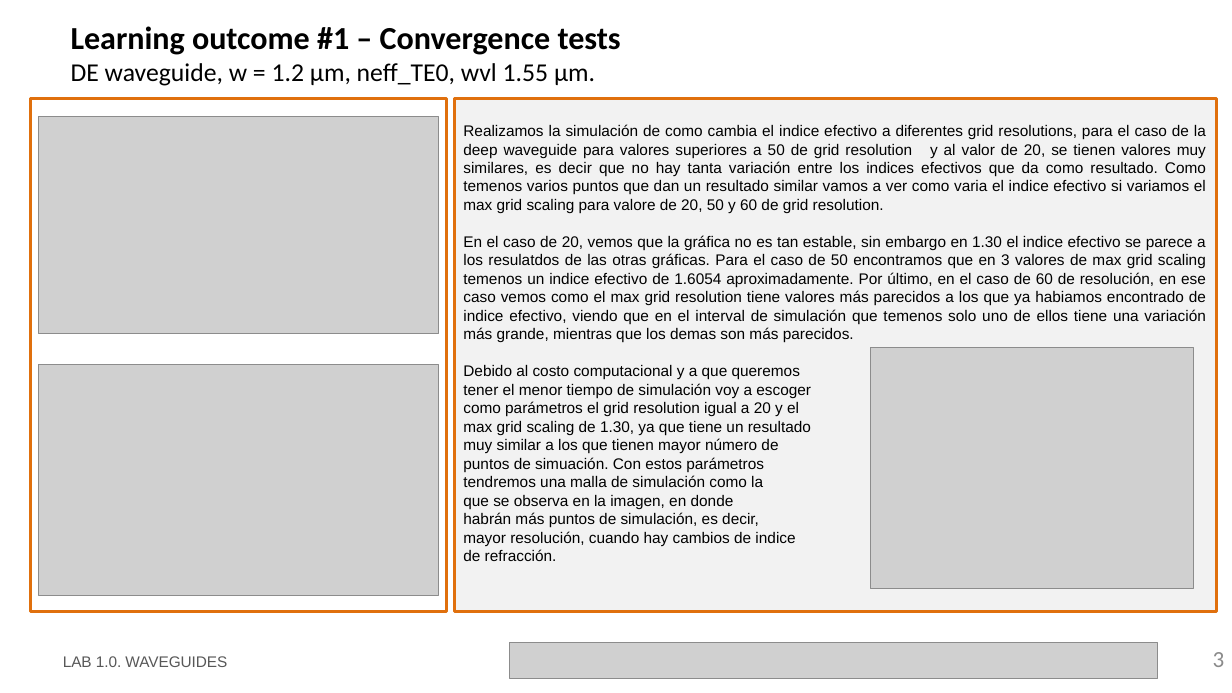
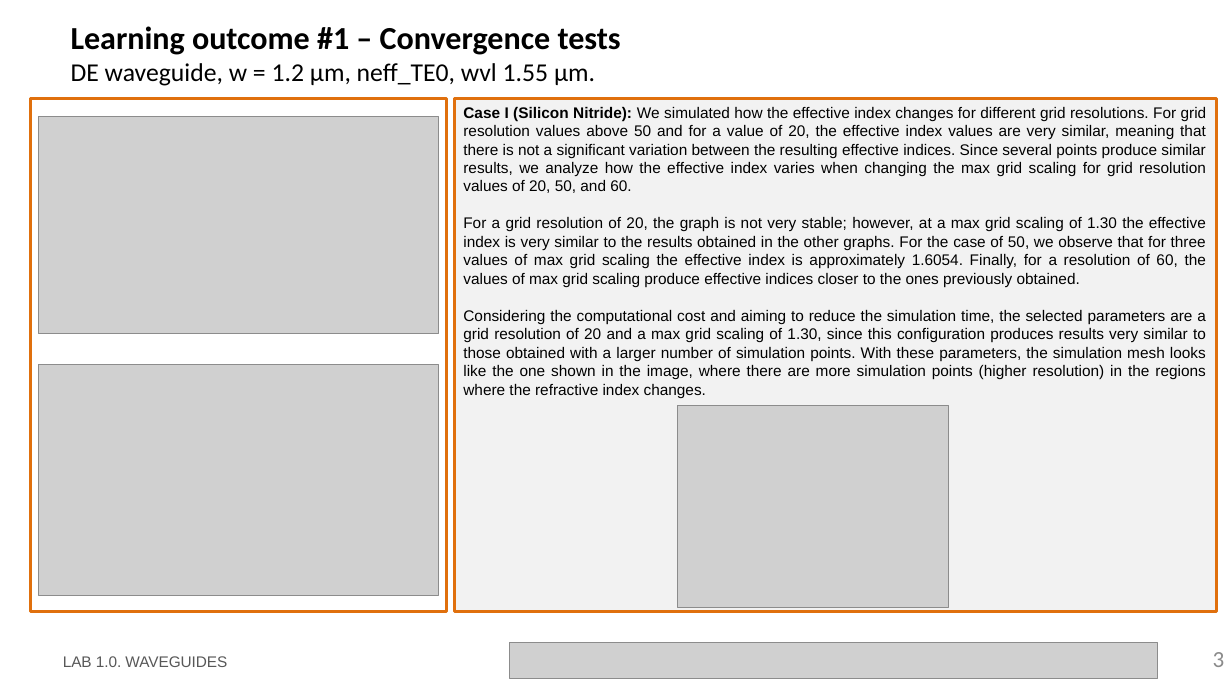
Before and after one commit to PauDaniOrtiz/pic-upv-lab1-Copy1, a slide deck: slide 3 of LabBook_10.pptx. Drawn at 1232x693 pixels with LibreOffice and Linux fonts; fonts in the diff are those of the drawing; grey boxes stand for pictures; background and template pictures are left out. Boxes give left, top, right and bottom in pixels: in the first picture for what was removed or moved away, otherwise in the second. Text is boxed around its words. In the diff, an @@ line names an element or a change of style, - is before the commit and + after.

```diff
--- a/LabBook_10.pptx
+++ b/LabBook_10.pptx
@@ text in rectangle at <box>463,105,1207,398</box>: text changed @@
-Realizamos la simulación de como cambia el indice efectivo a diferentes grid resolutions, para el caso de la deep waveguide para valores superiores a 50 de grid resolution y al valor de 20, se tienen valores muy similares, es decir que no hay tanta variación entre los indices efectivos que da como resultado. Como temenos varios puntos que dan un resultado similar vamos a ver como varia el indice efectivo si variamos el max grid scaling para valore de 20, 50 y 60 de grid resolution.
-En el caso de 20, vemos que la gráfica no es tan estable, sin embargo en 1.30 el indice efectivo se parece a los resulatdos de las otras gráficas. Para el caso de 50 encontramos que en 3 valores de max grid scaling temenos un indice efectivo de 1.6054 aproximadamente. Por último, en el caso de 60 de resolución, en ese caso vemos como el max grid resolution tiene valores más parecidos a los que ya habiamos encontrado de indice efectivo, viendo que en el interval de simulación que temenos solo uno de ellos tiene una variación más grande, mientras que los demas son más parecidos.
-Debido al costo computacional y a que queremos
-tener el menor tiempo de simulación voy a escoger
-como parámetros el grid resolution igual a 20 y el
-max grid scaling de 1.30, ya que tiene un resultado
-muy similar a los que tienen mayor número de
-puntos de simuación. Con estos parámetros
-tendremos una malla de simulación como la
-que se observa en la imagen, en donde
-habrán más puntos de simulación, es decir,
-mayor resolución, cuando hay cambios de indice
-de refracción.
+Case I (Silicon Nitride): We simulated how the effective index changes for different grid resolutions. For grid resolution values above 50 and for a value of 20, the effective index values are very similar, meaning that there is not a significant variation between the resulting effective indices. Since several points produce similar results, we analyze how the effective index varies when changing the max grid scaling for grid resolution values of 20, 50, and 60.
+For a grid resolution of 20, the graph is not very stable; however, at a max grid scaling of 1.30 the effective index is very similar to the results obtained in the other graphs. For the case of 50, we observe that for three values of max grid scaling the effective index is approximately 1.6054. Finally, for a resolution of 60, the values of max grid scaling produce effective indices closer to the ones previously obtained.
+Considering the computational cost and aiming to reduce the simulation time, the selected parameters are a grid resolution of 20 and a max grid scaling of 1.30, since this configuration produces results very similar to those obtained with a larger number of simulation points. With these parameters, the simulation mesh looks like the one shown in the image, where there are more simulation points (higher resolution) in the regions where the refractive index changes.
@@ picture: place and size @@
-picture at <box>871,348,1194,589</box>
+picture at <box>677,406,948,608</box>
```
Also in this commit, not shown: 8 other slides changed.
